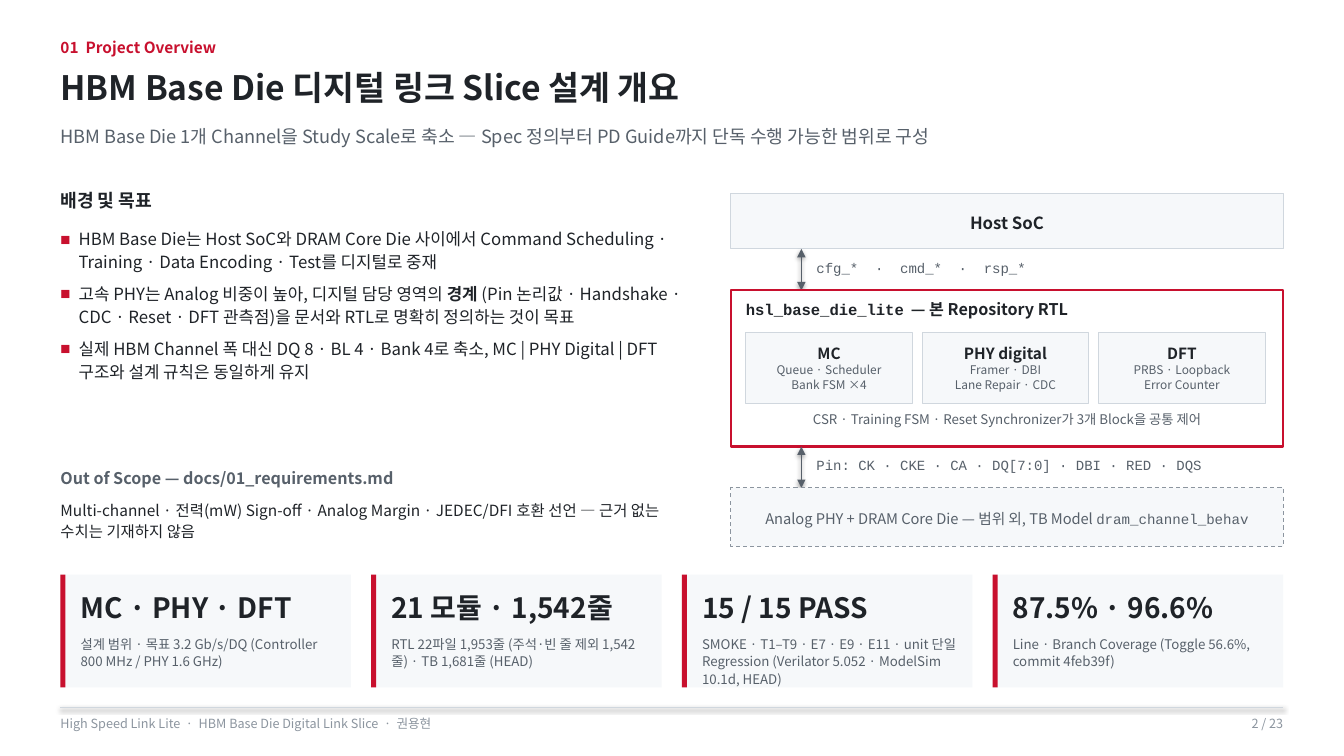
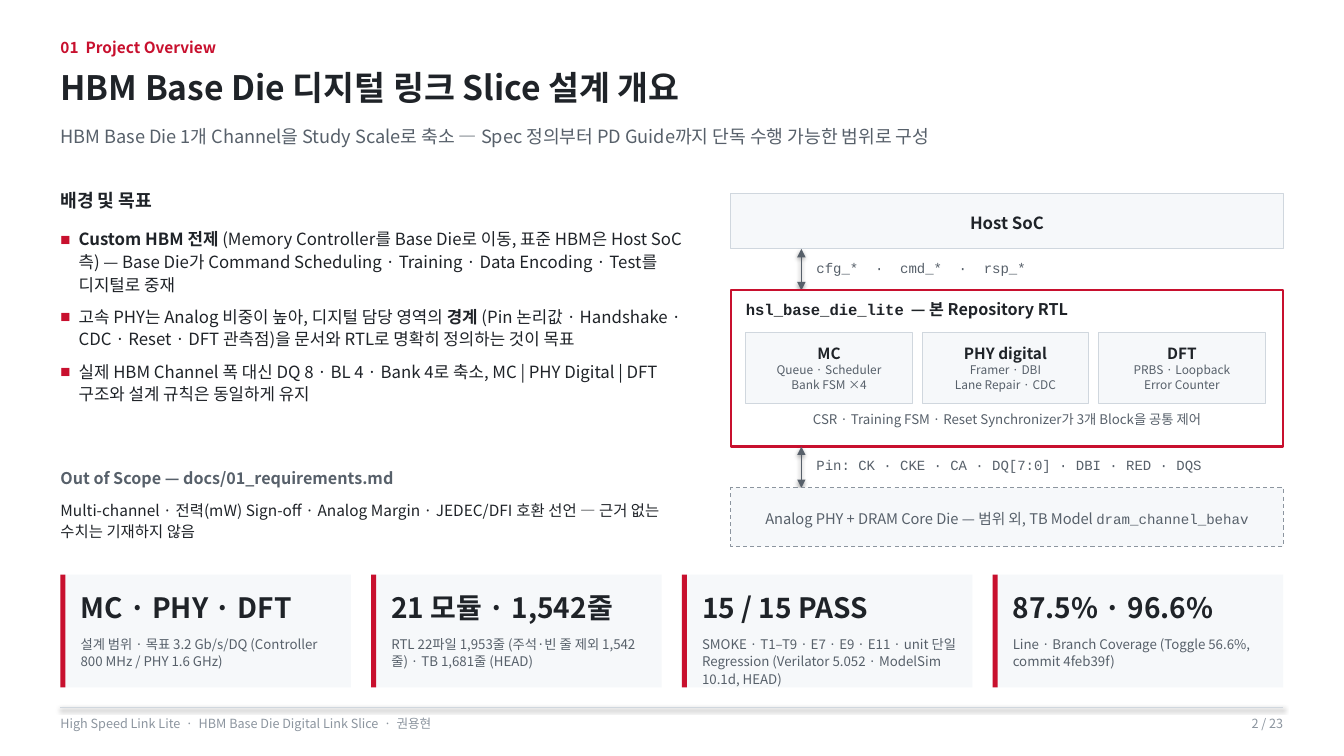
Before and after one commit to yhkwon-git/High_Speed_Link_Lite, a slide deck: slide 2 of portfolio-deck/HighSpeedLinkLite_Portfolio.pptx. Drawn at 1344x756 pixels with LibreOffice and Linux fonts; fonts in the diff are those of the drawing. Boxes give left, top, right and bottom in pixels: in the first picture for what was removed or moved away, otherwise in the second. Text is boxed around its words. In the diff, an @@ line names an element or a change of style, - is before the commit and + after.

```diff
--- a/portfolio-deck/HighSpeedLinkLite_Portfolio.pptx
+++ b/portfolio-deck/HighSpeedLinkLite_Portfolio.pptx
@@ text at (x1=79, y1=231, x2=682, y2=293): text changed @@
-■ HBM Base Die는 Host SoC와 DRAM Core Die 사이에서 Command Scheduling · Training · Data Encoding · Test를 디지털로 중재
+■ Custom HBM 전제 (Memory Controller를 Base Die로 이동, 표준 HBM은 Host SoC 측) — Base Die가 Command Scheduling · Training · Data Encoding · Test를 디지털로 중재
```
Also in this commit, not shown: 6 other files.
